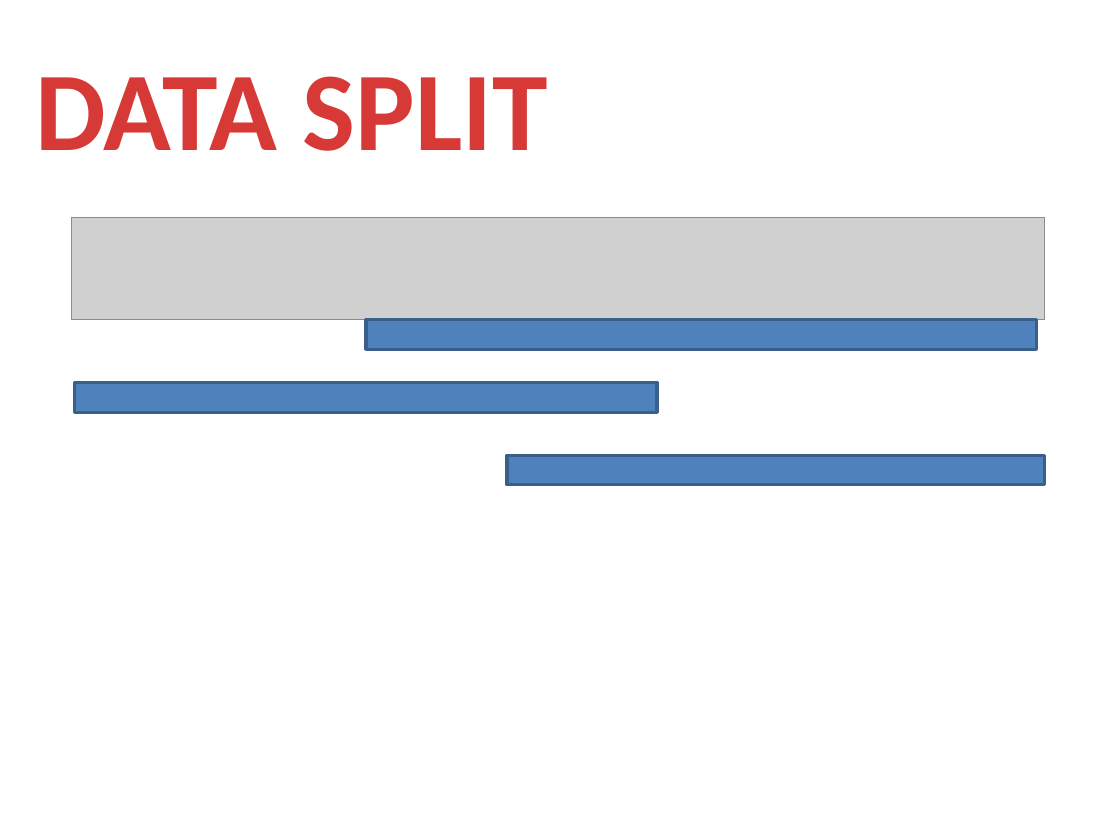
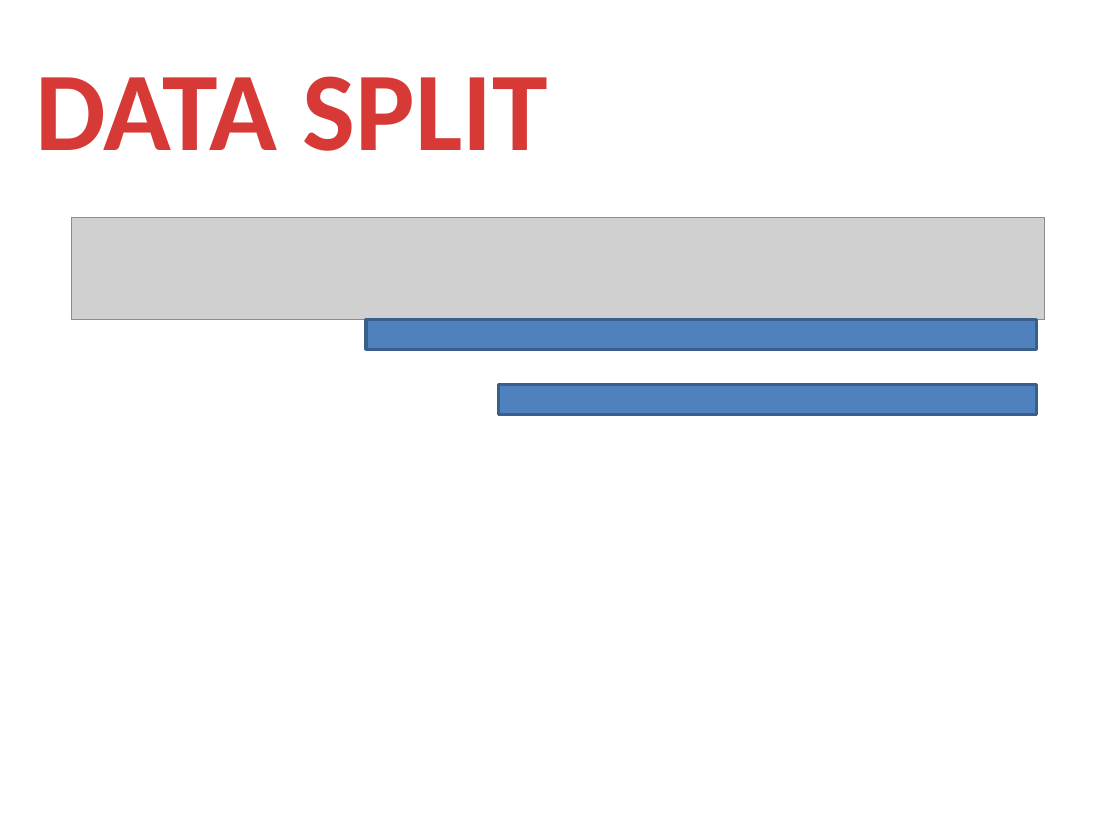
Before and after one commit to GuoJingSRTP/Shopee, a slide deck: slide 12 of shopee.pptx. Drawn at 1120x840 pixels with LibreOffice and Linux fonts; fonts in the diff are those of the drawing; grey boxes stand for pictures. Boxes give left, top, right and bottom in pixels: in the first picture for what was removed or moved away, otherwise in the second. Text is boxed around its words. In the diff, an @@ line names an element or a change of style, - is before the commit and + after.

```diff
--- a/shopee.pptx
+++ b/shopee.pptx
@@ rectangle removed at (x1=75, y1=383, x2=657, y2=412) @@
@@ rectangle moved from (x1=507, y1=455, x2=1045, y2=484) to (x1=498, y1=385, x2=1036, y2=414) @@
```
Also in this commit, not shown: 2 other slides changed.
